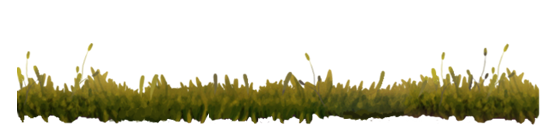
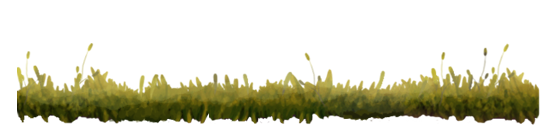
Two versions of the same layered image (558px x 135px). Layer-by-layer changes:
painted on "Camada 1 copiar 2" over 17, 43, 532, 112
